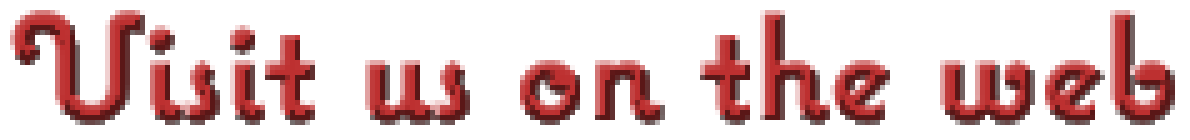
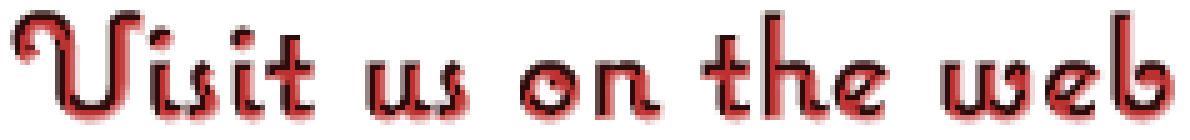
Before/after of a 1190×140 layered artwork. What changed in the layer stack:
pixels changed over 10, 10, 1175, 125 (layer not identified)
